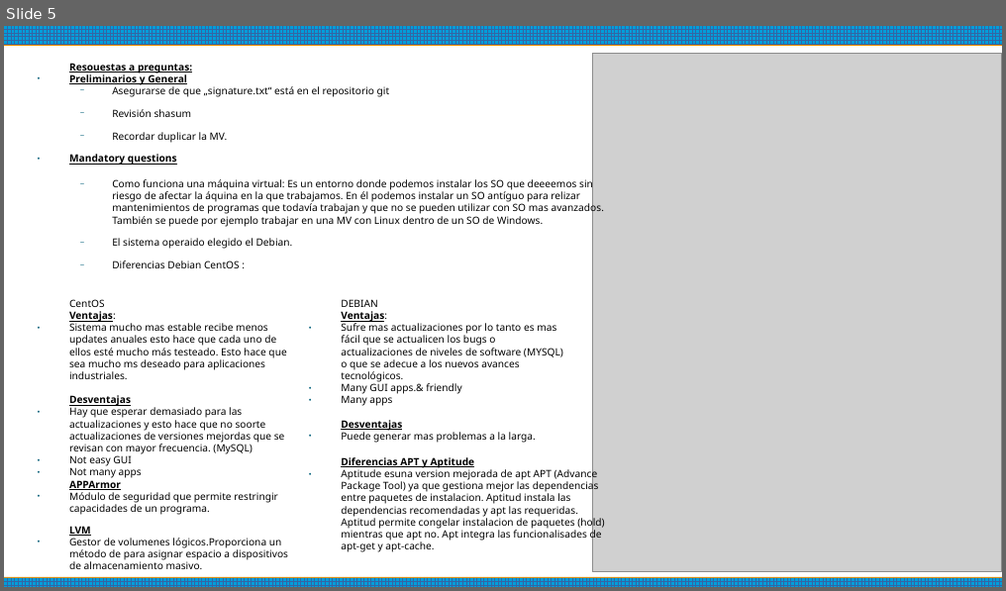
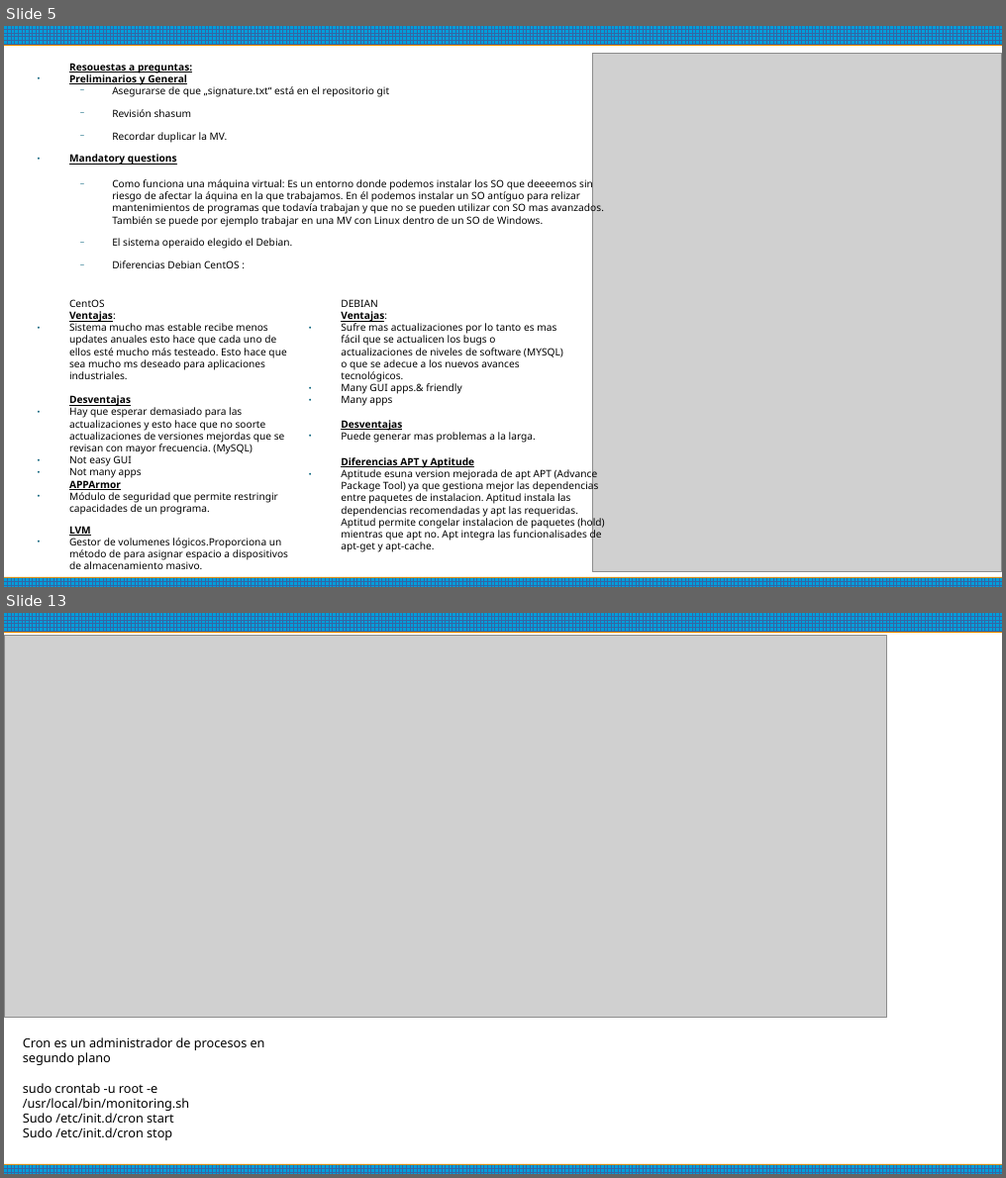
Before and after one commit to ErnestoAvedillo/42Barcelona, a slide deck: Born2beRoot/Comands to use.odp. Shown one above the other, each under a label of ours: slide 5 before the commit, slides 5 and 13 after it; the slides between them are not shown. The pictures are 1006x591 and 1006x1178 pixels, drawn with LibreOffice and Linux fonts; fonts in the diff are those of the drawing; grey boxes stand for pictures. Boxes give left, top, right and bottom in pixels: in the first picture for what was removed or moved away, otherwise in the second. Text is boxed around its words. In the diff, an @@ line names an element or a change of style, - is before the commit and + after.

```diff
--- a/Born2beRoot/Comands to use.odp
+++ b/Born2beRoot/Comands to use.odp
@@ slide 13 added at <box>4,613,1002,1174</box>, background #FFFFFF; not listed: 2 template elements that a slide beside it also shows @@
@@ picture added at <box>4,636,887,1018</box> @@
@@ text added at <box>23,1038,265,1141</box>, 10 pt, text #000000 @@
+Cron es un administrador de procesos en segundo plano
+sudo crontab -u root -e
+/usr/local/bin/monitoring.sh
+Sudo /etc/init.d/cron start
+Sudo /etc/init.d/cron stop
```
Also in this commit, not shown: 6 slides changed, 4 other slides added, 1 other file.
